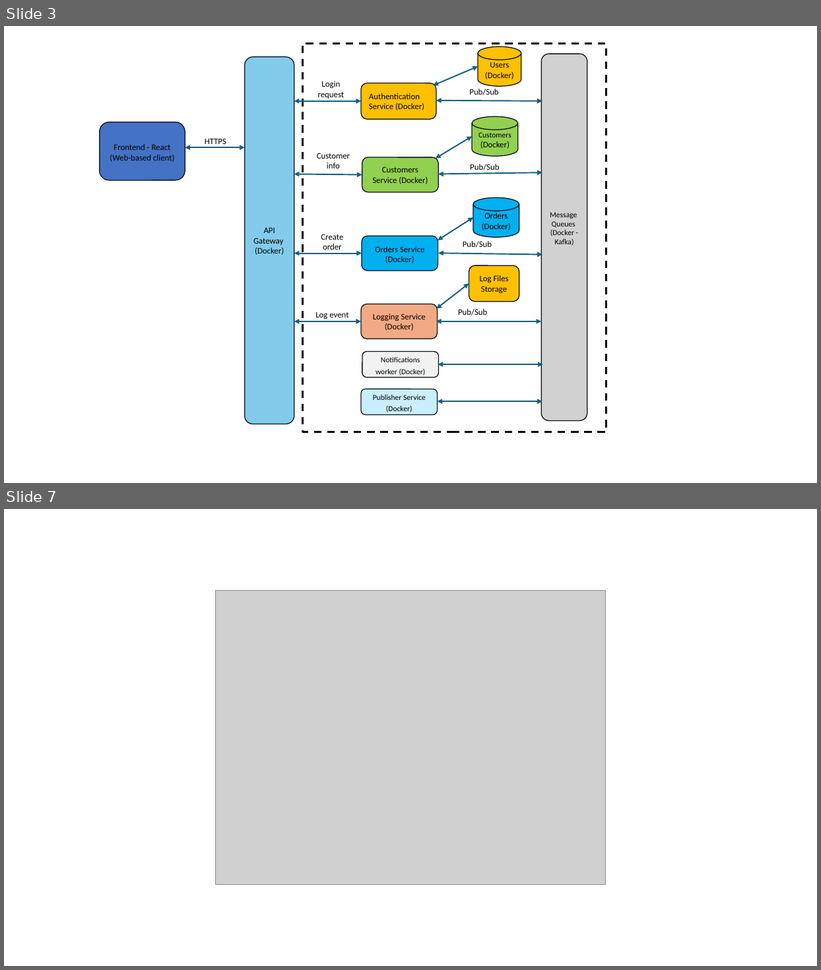
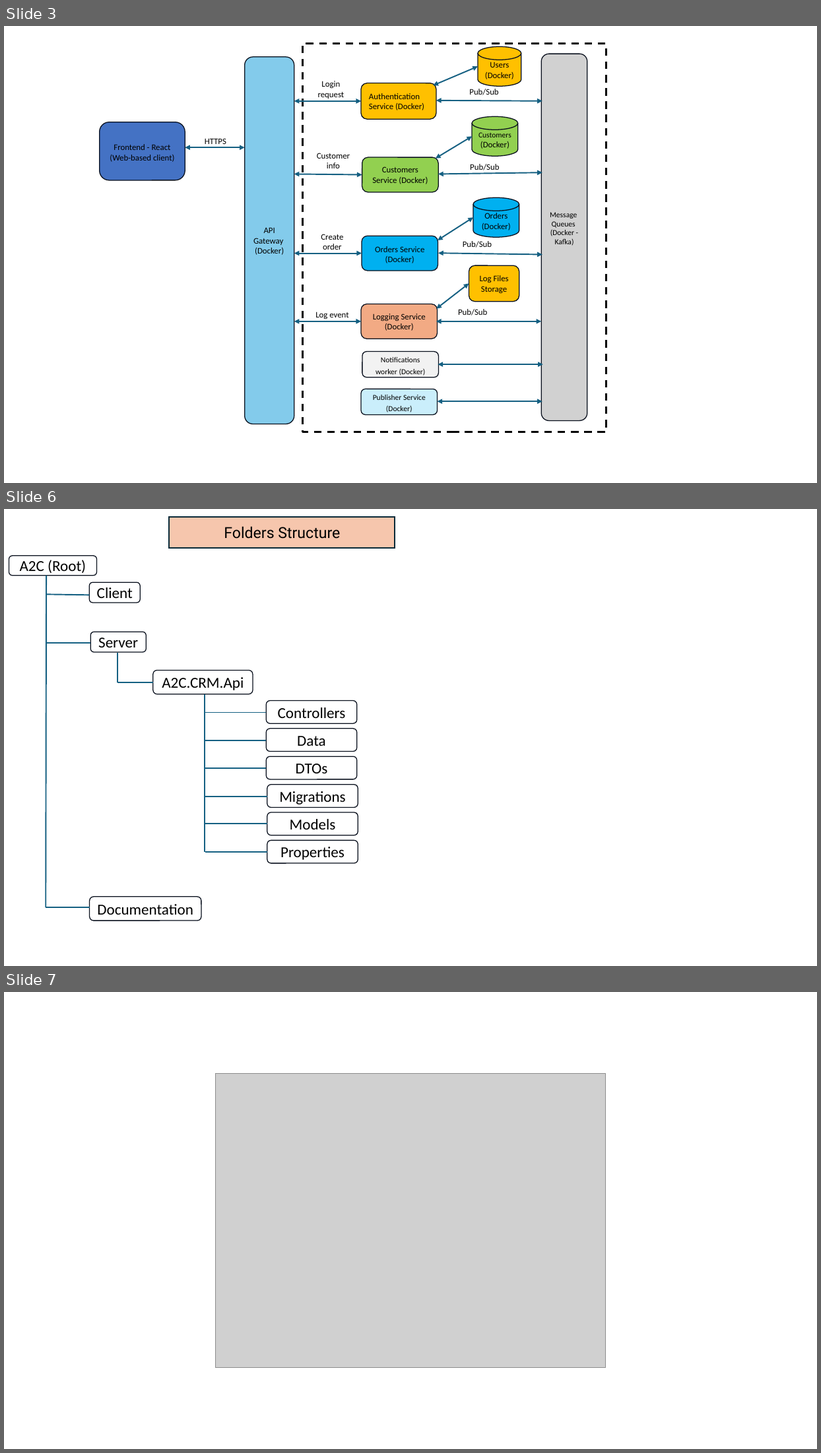
Before and after one commit to triniti1/A2C, a slide deck: Documentations/SysArchitecture.pptx. Shown one above the other, each under a label of ours: slides 3 and 7 before the commit, slides 3, 6 and 7 after it; the slides between them are not shown. The pictures are 821x970 and 821x1453 pixels, drawn with LibreOffice and Linux fonts; fonts in the diff are those of the drawing; grey boxes stand for pictures. Boxes give left, top, right and bottom in pixels: in the first picture for what was removed or moved away, otherwise in the second. Text is boxed around its words. In the diff, an @@ line names an element or a change of style, - is before the commit and + after.

Commit message:
Documentation file and Root folder name update

```diff
--- a/Documentations/SysArchitecture.pptx
+++ b/Documentations/SysArchitecture.pptx
@@ slide 6 added at [4, 509, 817, 966], background #FFFFFF @@
@@ rectangle added at [169, 517, 395, 548], fill #F6C6AD, outline #092A39 1.5 pt, 18 pt, text #000000 @@
+Folders Structure
@@ rounded rectangle added at [9, 556, 96, 576], fill #FFFFFF, outline #09101D 1 pt, 18 pt, text #000000 @@
+A2C (Root)
@@ line added from (46, 576) to (46, 908), #156082 1.5 pt @@
@@ rounded rectangle added at [89, 582, 140, 602], fill #FFFFFF, outline #09101D 1 pt, 18 pt, text #000000 @@
+Client
@@ line added from (46, 594) to (89, 595), #156082 1.5 pt @@
@@ line added from (47, 643) to (90, 643), #156082 1.5 pt @@
@@ rounded rectangle added at [90, 632, 146, 652], fill #FFFFFF, outline #09101D 1 pt, 18 pt, text #000000 @@
+Server
@@ line added from (118, 653) to (118, 682), #156082 1.5 pt @@
@@ line added from (118, 682) to (153, 682), #156082 1.5 pt @@
@@ rounded rectangle added at [153, 671, 253, 694], fill #FFFFFF, outline #09101D 1 pt, 18 pt, text #000000 @@
+A2C.CRM.Api
@@ line added from (205, 694) to (205, 852), #156082 1.5 pt @@
@@ rounded rectangle added at [266, 700, 357, 723], fill #FFFFFF, outline #09101D 1 pt, 18 pt, text #000000 @@
+Controllers
@@ line added from (205, 713) to (266, 713), #156082 1.5 pt @@
@@ line added from (205, 741) to (266, 741), #156082 1.5 pt @@
@@ rounded rectangle added at [266, 729, 357, 752], fill #FFFFFF, outline #09101D 1 pt, 18 pt, text #000000 @@
+Data
@@ rounded rectangle added at [266, 757, 357, 780], fill #FFFFFF, outline #09101D 1 pt, 18 pt, text #000000 @@
+DTOs
@@ line added from (205, 768) to (266, 768), #156082 1.5 pt @@
@@ rounded rectangle added at [267, 785, 358, 808], fill #FFFFFF, outline #09101D 1 pt, 18 pt, text #000000 @@
+Migrations
@@ line added from (205, 797) to (267, 797), #156082 1.5 pt @@
@@ line added from (205, 824) to (267, 824), #156082 1.5 pt @@
@@ rounded rectangle added at [267, 813, 358, 836], fill #FFFFFF, outline #09101D 1 pt, 18 pt, text #000000 @@
+Models
@@ rounded rectangle added at [267, 841, 358, 864], fill #FFFFFF, outline #09101D 1 pt, 18 pt, text #000000 @@
+Properties
@@ line added from (205, 852) to (267, 852), #156082 1.5 pt @@
@@ rounded rectangle added at [89, 897, 201, 921], fill #FFFFFF, outline #09101D 1 pt, 18 pt, text #000000 @@
+Documentation
@@ line added from (46, 908) to (89, 908), #156082 1.5 pt @@
```
Also in this commit, not shown: 2 slides changed, 1 slide removed, 1 other file.
